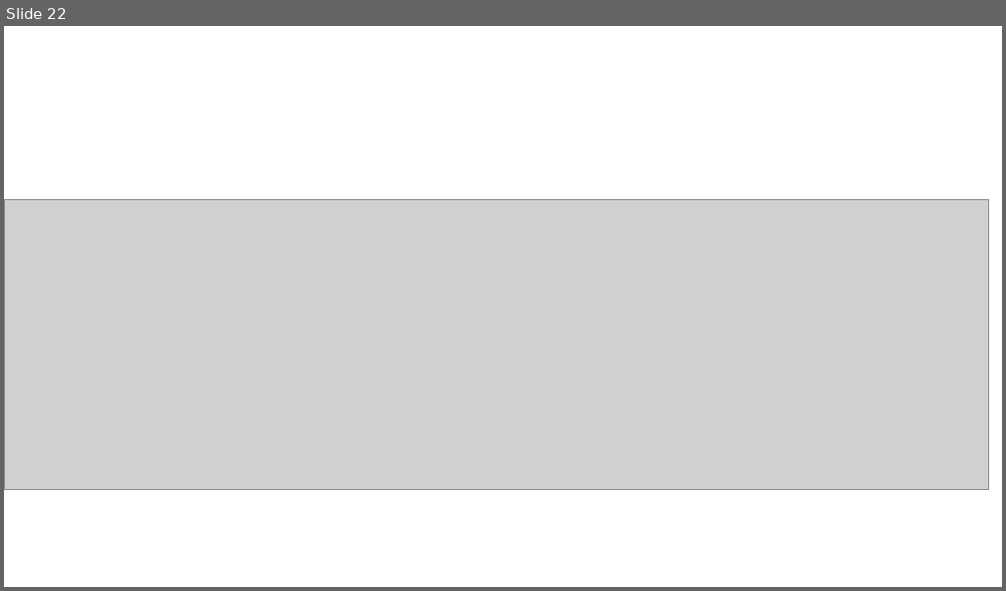
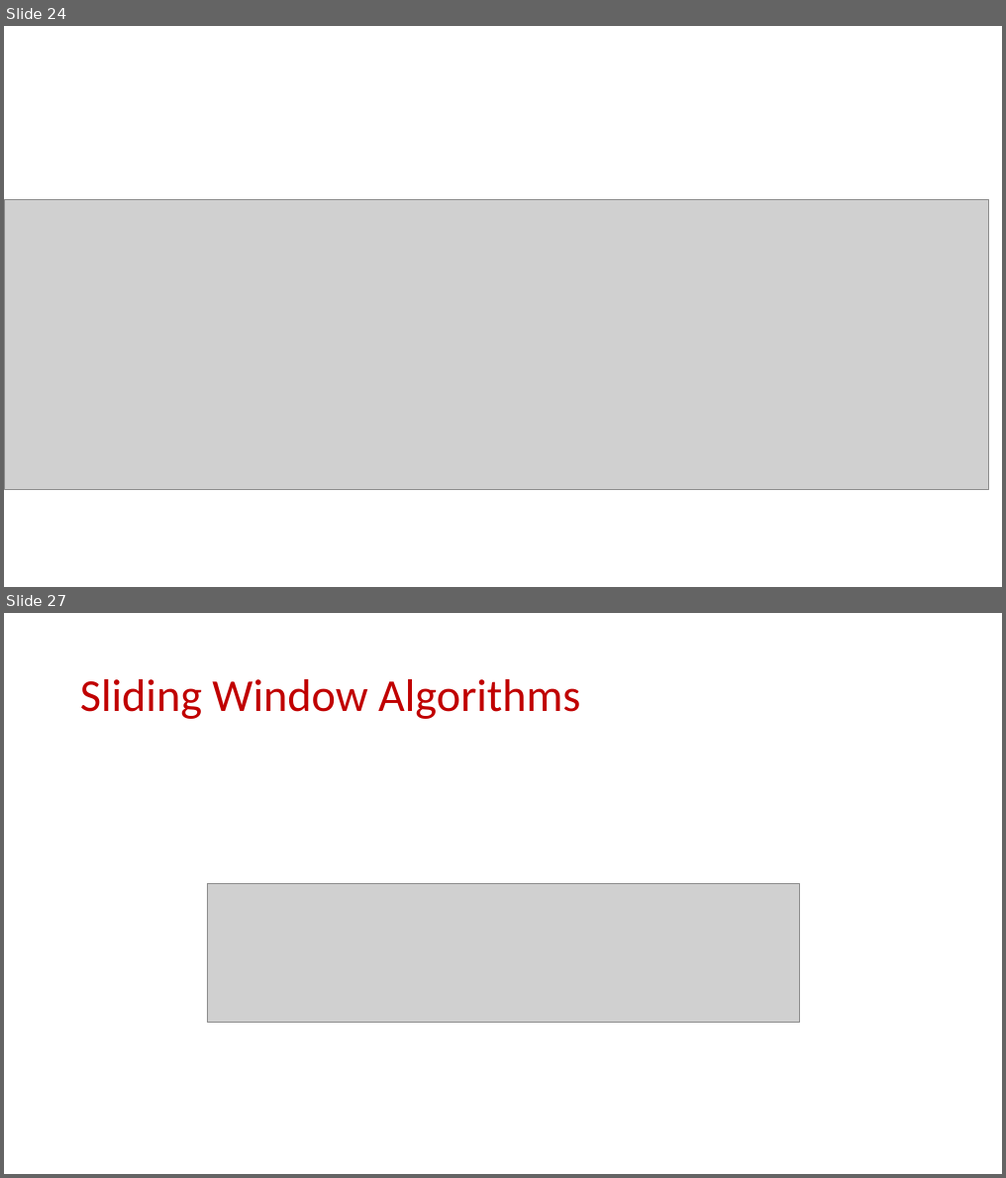
Before and after one commit to samsonzhou/samsonzhou.github.io, a slide deck: other-talks/Near-Optimal k-Clustering in the Sliding Window Model.pptx. Shown one above the other, each under a label of ours: slide 22 before the commit, slides 24 and 27 after it; the slides between them are not shown. The pictures are 1006x591 and 1006x1178 pixels, drawn with LibreOffice and Linux fonts; fonts in the diff are those of the drawing; grey boxes stand for pictures. Boxes give left, top, right and bottom in pixels: in the first picture for what was removed or moved away, otherwise in the second. Text is boxed around its words. In the diff, an @@ line names an element or a change of style, - is before the commit and + after.

```diff
--- a/other-talks/Near-Optimal k-Clustering in the Sliding Window Model.pptx
+++ b/other-talks/Near-Optimal k-Clustering in the Sliding Window Model.pptx
@@ slide 27 added at [4, 613, 1002, 1174], background #FFFFFF @@
@@ title added at [80, 679, 580, 719], 44 pt, text #C00000 @@
+Sliding Window Algorithms
@@ picture added at [207, 884, 799, 1023] @@
@@ what was slide 22 is now slide 24 @@
```
Also in this commit, not shown: 21 other slides added, 1 other file.
